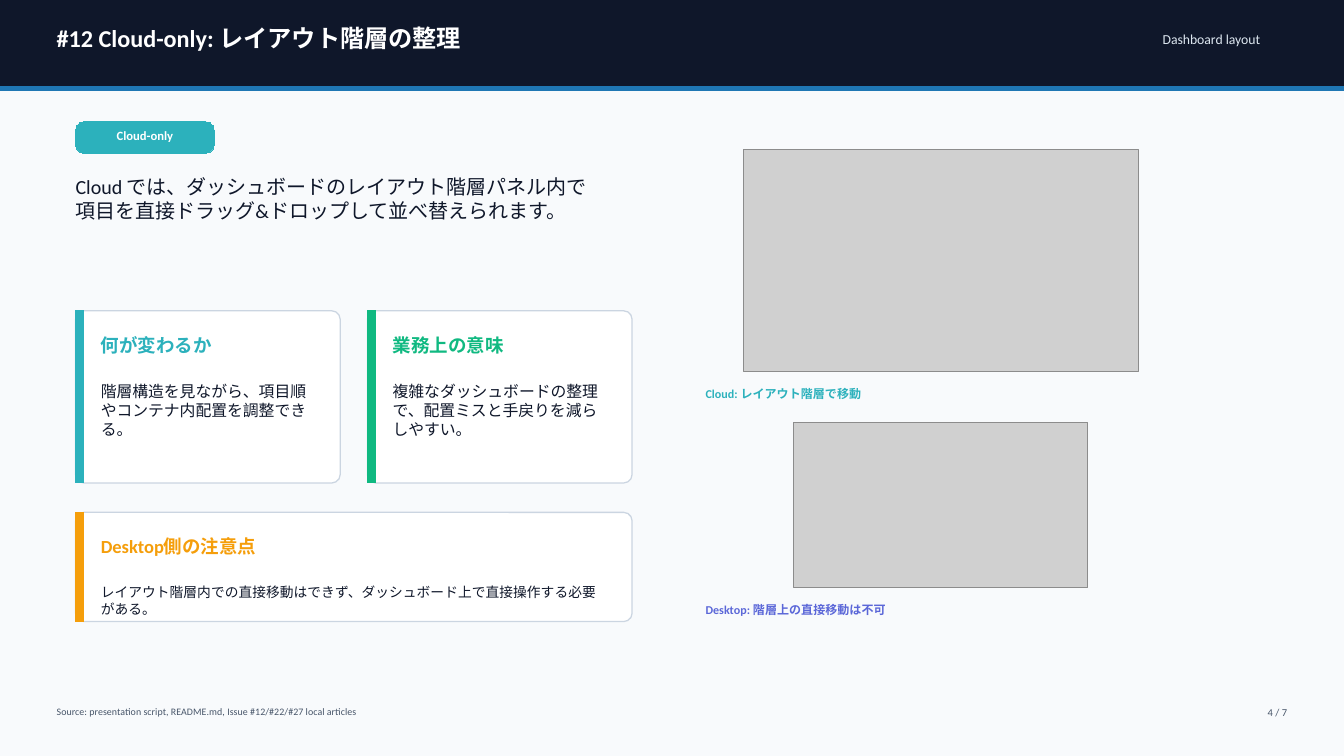
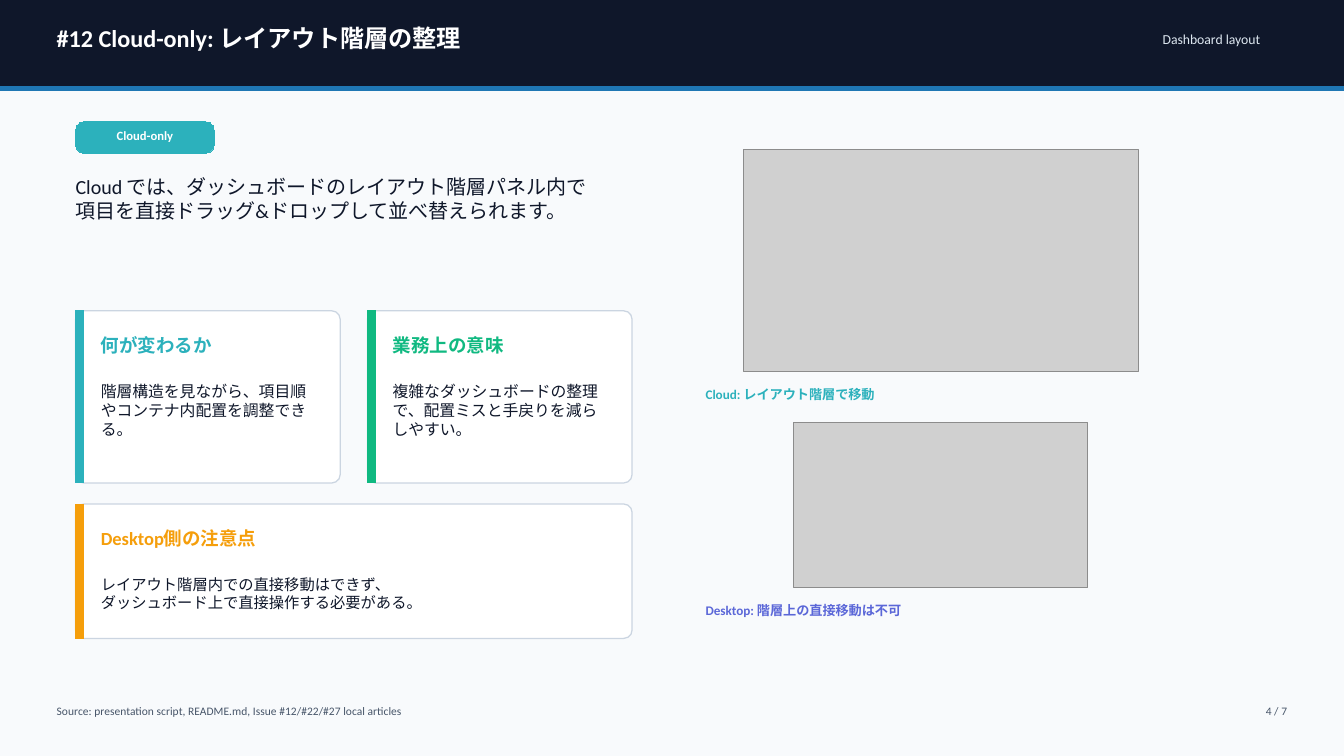
Before and after one commit to mickitty0511/tableau-feature-parity, a slide deck: slide 4 of docs/tech-posts/post/tableau-cloud-vs-desktop-feature-diff-summary.pptx. Drawn at 1344x756 pixels with LibreOffice and Linux fonts; fonts in the diff are those of the drawing; grey boxes stand for pictures. Boxes give left, top, right and bottom in pixels: in the first picture for what was removed or moved away, otherwise in the second. Text is boxed around its words. In the diff, an @@ line names an element or a change of style, - is before the commit and + after.

Commit message:
docs: improve presentation text readability

```diff
--- a/docs/tech-posts/post/tableau-cloud-vs-desktop-feature-diff-summary.pptx
+++ b/docs/tech-posts/post/tableau-cloud-vs-desktop-feature-diff-summary.pptx
@@ text "Cloud: レイアウト階層で移動" at (x1=706, y1=388, x2=874, y2=400): size 8.6 to 9.4 pt @@
@@ rounded rectangle resized from (x1=76, y1=512, x2=632, y2=621) to (x1=76, y1=504, x2=632, y2=638) @@
@@ rounded rectangle at (x1=76, y1=504, x2=632, y2=638): proportions changed @@
@@ rectangle resized from (x1=76, y1=512, x2=84, y2=621) to (x1=76, y1=504, x2=84, y2=638) @@
@@ text "Desktop側の注意点" moved from (x1=101, y1=538, x2=257, y2=556) to (x1=101, y1=530, x2=257, y2=548) @@
@@ text at (x1=101, y1=577, x2=422, y2=610): text changed; size 9.8 to 10.9 pt @@
-レイアウト階層内での直接移動はできず、ダッシュボード上で直接操作する必要がある。
+レイアウト階層内での直接移動はできず、
+ダッシュボード上で直接操作する必要がある。
@@ text "Desktop: 階層上の直接移動は不可" at (x1=706, y1=604, x2=901, y2=617): size 8.6 to 9.4 pt @@
@@ text "Source: presentation script, README.md, Issue ..." at (x1=57, y1=707, x2=402, y2=717): size 7.1 to 8.2 pt @@
@@ text "4 / 7" at (x1=1266, y1=707, x2=1287, y2=715): size 7.5 to 8.2 pt @@
```
Also in this commit, not shown: 6 other slides changed, 4 other files.
